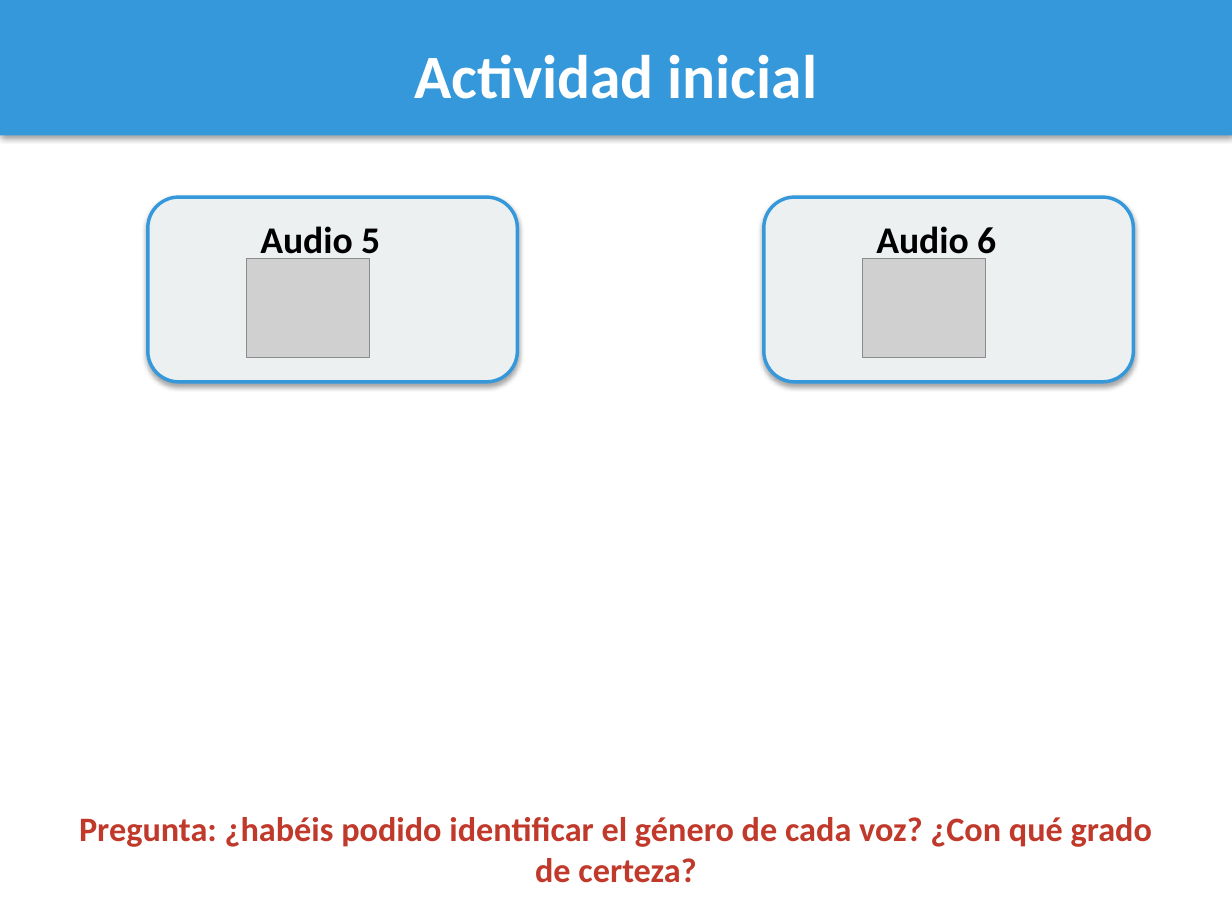
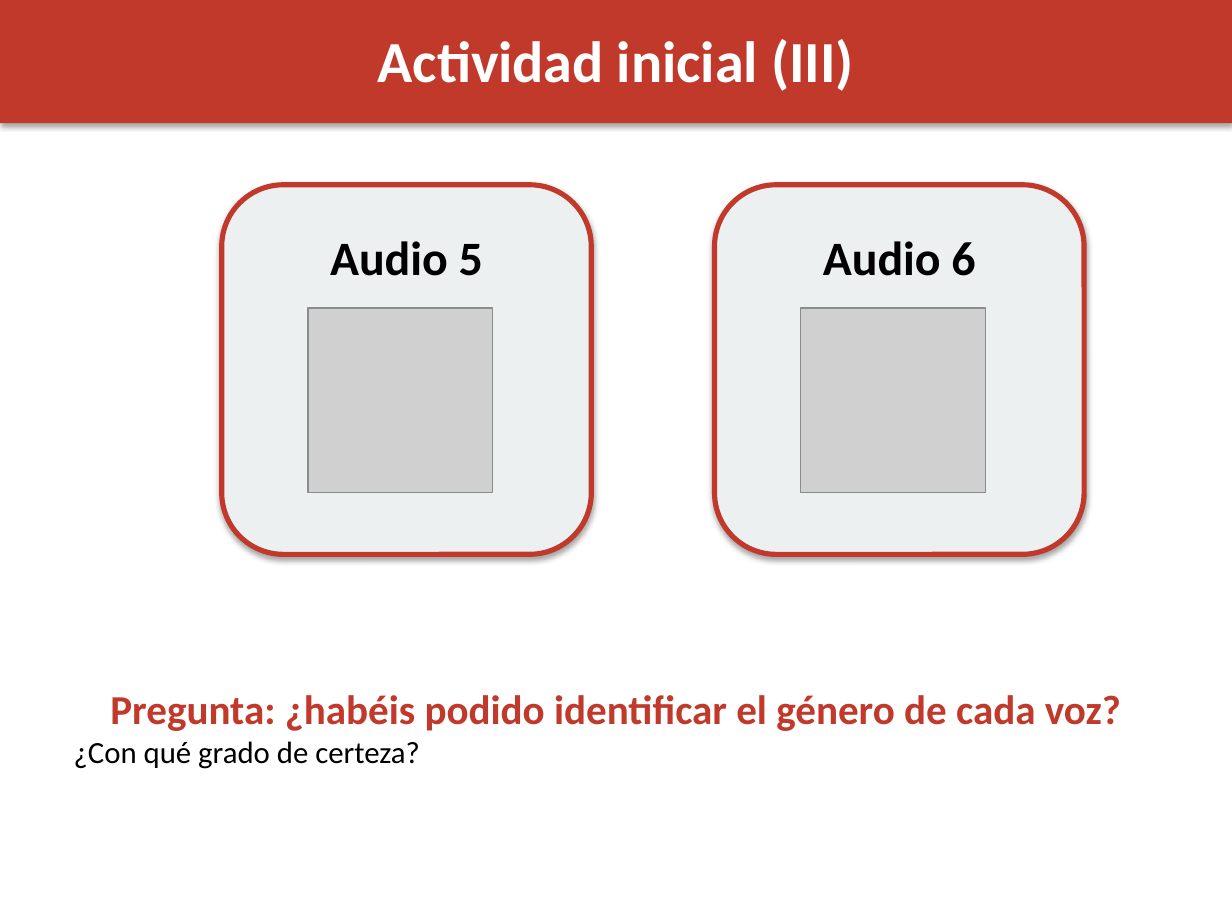
Before and after one commit to maquemmados/vozvozvoz, a slide deck: slide 4 of presentacion.pptx. Drawn at 1232x924 pixels with LibreOffice and Linux fonts; fonts in the diff are those of the drawing; grey boxes stand for pictures. Boxes give left, top, right and bottom in pixels: in the first picture for what was removed or moved away, otherwise in the second. Text is boxed around its words. In the diff, an @@ line names an element or a change of style, - is before the commit and + after.

```diff
--- a/presentacion.pptx
+++ b/presentacion.pptx
@@ rectangle: place and size @@
-rectangle at bbox=[0, 0, 1232, 136]
+rectangle at bbox=[0, 0, 1232, 123]
@@ rectangle at bbox=[0, 0, 1232, 123]: fill #3498DB to #C0392B @@
@@ text at bbox=[378, 39, 854, 91]: text changed; size 36 to 34 pt @@
-Actividad inicial
+Actividad inicial (III)
@@ rounded rectangle at bbox=[222, 185, 591, 554]: outline #3498DB 2 pt to #C0392B 3 pt @@
@@ rounded rectangle: place and size @@
-rounded rectangle at bbox=[148, 197, 517, 382]
+rounded rectangle at bbox=[222, 185, 591, 554]
@@ rounded rectangle: place and size @@
-rounded rectangle at bbox=[764, 197, 1133, 382]
+rounded rectangle at bbox=[715, 185, 1084, 554]
@@ rounded rectangle at bbox=[715, 185, 1084, 554]: outline #3498DB 2 pt to #C0392B 3 pt @@
@@ text "Audio 5" at bbox=[330, 241, 483, 276]: size 22 to 28 pt @@
@@ text "Audio 5": place and size @@
-text "Audio 5" at bbox=[260, 226, 380, 262]
+text "Audio 5" at bbox=[330, 241, 483, 276]
@@ text "Audio 6": place and size @@
-text "Audio 6" at bbox=[876, 226, 996, 262]
+text "Audio 6" at bbox=[823, 241, 975, 276]
@@ text "Audio 6" at bbox=[823, 241, 975, 276]: size 22 to 28 pt @@
@@ picture: place and size @@
-picture at bbox=[246, 259, 370, 357]
+picture at bbox=[308, 308, 493, 493]
@@ picture: place and size @@
-picture at bbox=[862, 259, 986, 357]
+picture at bbox=[801, 308, 986, 493]
@@ text at bbox=[74, 695, 1121, 769]: text changed; size 20 to 24 pt @@
-Pregunta: ¿habéis podido identificar el género de cada voz? ¿Con qué grado de certeza?
+Pregunta: ¿habéis podido identificar el género de cada voz?
+¿Con qué grado de certeza?
```
Also in this commit, not shown: 19 other slides changed, 1 slide removed, 1 other file.
